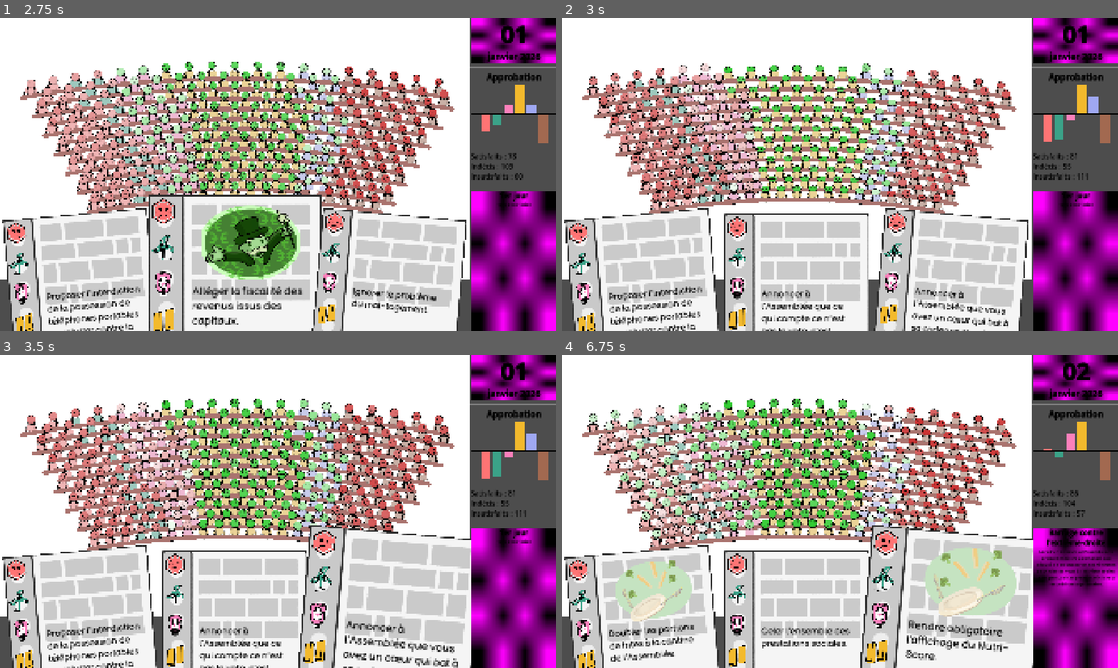
Above: before the commit, frames 1-4 (two rows, left to right).
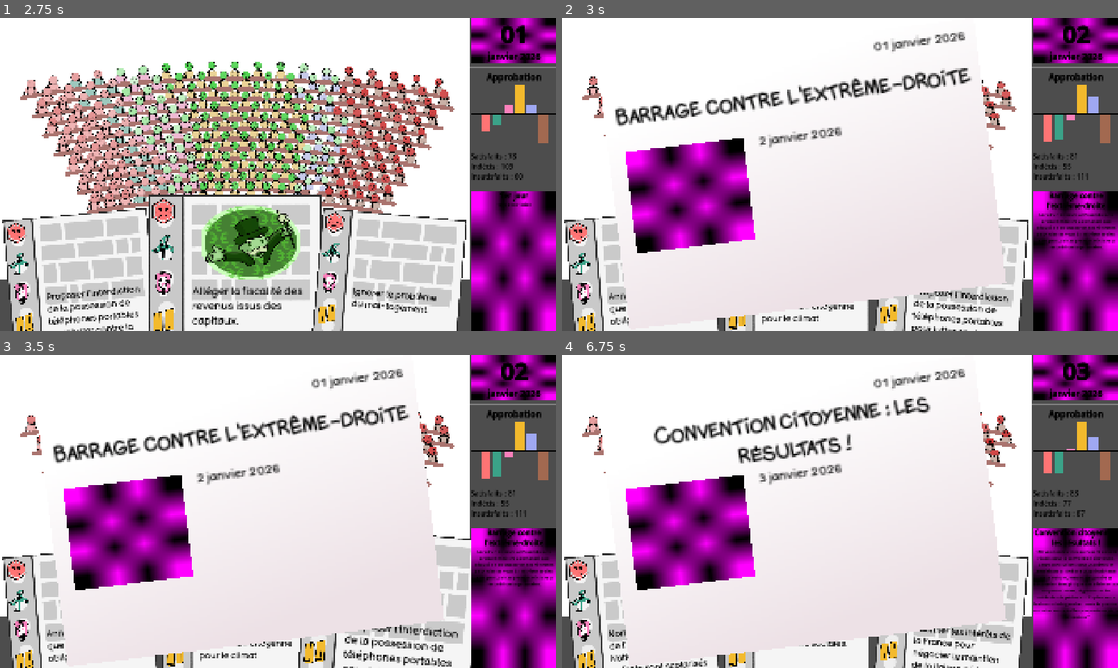
Above: after the commit, the same moments.

Repository: remimorvan/assemblee-nationale-simulator
Game: Godot game, scene res://scenes/game.tscn
Two runs of this game, one before a commit and one after it. Both use one fixed random seed, a clock stepped at 60 frames per second and the inputs below.
Inputs (mouse positions are in pixels of both pictures, inside the frame that each line leads up to):
- Up to frame 1 (2.75 s): tap Enter at 0.5 s; move the mouse to (511, 115) at 0.52 s; click (511, 115) at 0.67 s; tap Space at 1.25 s; move the mouse to (83, 309) at 1.27 s; click (83, 309) at 1.42 s; move the mouse to (233, 309) at 2.02 s; click (233, 309) at 2.17 s
- Up to frame 2 (3 s): move the mouse to (951, 309) at 2.77 s; click (951, 309) at 2.92 s
- Up to frame 3 (3.5 s): no input
- Up to frame 4 (6.75 s): click (951, 646) at 3.67 s; move the mouse to (795, 646) at 4.27 s; click (795, 646) at 4.42 s; click (795, 646) at 5.17 s; click (795, 646) at 5.92 s; move the mouse to (951, 646) at 6.52 s; click (951, 646) at 6.67 s

Frame 1 is identical in both runs. In frame 2, 41% of the frame differs, in the area x 7-100%, y 2-100%; in frame 3, 43%; in frame 4, 45%, in the area x 4-100%, y 2-100%.

Commit message:
JournalLarge

Diff:
--- a/assets/card/cards.json
+++ b/assets/card/cards.json
@@ -126,7 +126,7 @@
 		"quote": "On a une recrudescence de violence… par exemple le vol des portables à l’arraché. Ca n’existait pas avant que les portables existent. - Nadine Morano"
 	},
 	{
-		"text": "Annoncer à l'Assemblée que vous avez un cœur qui bat à sa cadence et qui est le votre. Vous n'avez pas le monopole du cœur !",
+		"text": "Annoncer à l'Assemblée que vous avez un coeur qui bat à sa cadence et qui est le votre. Vous n'avez pas le monopole du coeur !",
 		"effects": {
 			"lfi": [-0.2, 0.1],
 			"eco": [-0.2, 0.1],
--- a/scenes/game.tscn
+++ b/scenes/game.tscn
@@ -1,10 +1,12 @@
-[gd_scene load_steps=7 format=3 uid="uid://velnx8vw6r6u"]
+[gd_scene load_steps=9 format=3 uid="uid://velnx8vw6r6u"]
 
 [ext_resource type="PackedScene" uid="uid://bf3fndiyasfyq" path="res://scenes/player.tscn" id="1_uwrxv"]
 [ext_resource type="PackedScene" uid="uid://d1voxmvhe7xmt" path="res://scenes/hemicycle.tscn" id="2_yqjtg"]
 [ext_resource type="PackedScene" uid="uid://didoyh5qajy65" path="res://scenes/journal.tscn" id="3_iywne"]
 [ext_resource type="PackedScene" uid="uid://bqeoj11e5kq1" path="res://scenes/deck.tscn" id="3_lnu2h"]
-[ext_resource type="PackedScene" uid="uid://bchbmi7q2rb7" path="res://scenes/plot.tscn" id="4_lbhrr"]
+[ext_resource type="PackedScene" path="res://scenes/plot.tscn" id="4_lbhrr"]
+[ext_resource type="PackedScene" uid="uid://cpdinrv8yds4b" path="res://scenes/journal_large.tscn" id="6_p57ef"]
+[ext_resource type="Script" uid="uid://dmafeh1bsc5qf" path="res://scripts/journal_large.gd" id="7_u5sy4"]
 
 [sub_resource type="PlaceholderTexture2D" id="PlaceholderTexture2D_lnu2h"]
 
@@ -85,3 +87,10 @@
 
 [node name="Player" parent="." instance=ExtResource("1_uwrxv")]
 z_as_relative = false
+
+[node name="JournalLarge" parent="." instance=ExtResource("6_p57ef")]
+visible = false
+z_index = 4096
+position = Vector2(826, 538)
+scale = Vector2(2.2, 2.2)
+script = ExtResource("7_u5sy4")
--- /dev/null
+++ b/scenes/journal_large.tscn
@@ -0,0 +1,85 @@
+[gd_scene load_steps=10 format=3 uid="uid://cpdinrv8yds4b"]
+
+[ext_resource type="FontFile" uid="uid://usk4ucaxtgwp" path="res://assets/card/Monicacomic.ttf" id="2_ha22r"]
+[ext_resource type="FontFile" uid="uid://0pyo548st5e1" path="res://assets/card/BadComic-Regular.ttf" id="3_hlh6y"]
+
+[sub_resource type="GDScript" id="GDScript_qysr8"]
+script/source = "extends Node2D
+
+"
+
+[sub_resource type="RectangleShape2D" id="RectangleShape2D_t4w66"]
+size = Vector2(594, 420)
+
+[sub_resource type="Gradient" id="Gradient_iyd0d"]
+colors = PackedColorArray(0.929412, 0.882353, 0.901961, 1, 1, 1, 1, 1)
+
+[sub_resource type="GradientTexture2D" id="GradientTexture2D_41jfq"]
+gradient = SubResource("Gradient_iyd0d")
+fill_from = Vector2(0.600427, 0.944444)
+fill_to = Vector2(0.307692, 0.162393)
+
+[sub_resource type="ViewportTexture" id="ViewportTexture_ovxar"]
+
+[sub_resource type="LabelSettings" id="LabelSettings_fiay6"]
+line_spacing = 0.0
+font = ExtResource("2_ha22r")
+font_size = 38
+font_color = Color(0, 0, 0, 1)
+
+[sub_resource type="LabelSettings" id="LabelSettings_qqwlt"]
+line_spacing = 2.0
+font = ExtResource("3_hlh6y")
+font_size = 20
+font_color = Color(0, 0, 0, 1)
+
+[node name="JournalLarge" type="Area2D"]
+rotation = -0.122173
+script = SubResource("GDScript_qysr8")
+
+[node name="CollisionShape2D" type="CollisionShape2D" parent="."]
+shape = SubResource("RectangleShape2D_t4w66")
+
+[node name="TextureRect" type="TextureRect" parent="."]
+offset_left = -297.0
+offset_top = -210.0
+offset_right = 298.0
+offset_bottom = 209.0
+texture = SubResource("GradientTexture2D_41jfq")
+
+[node name="image" type="TextureRect" parent="."]
+offset_left = -270.67
+offset_top = -68.4969
+offset_right = -84.0029
+offset_bottom = 91.5031
+texture = SubResource("ViewportTexture_ovxar")
+
+[node name="title" type="Label" parent="."]
+offset_left = -282.0
+offset_top = -167.0
+offset_right = 288.0
+offset_bottom = -78.0
+text = "Journal title"
+label_settings = SubResource("LabelSettings_fiay6")
+horizontal_alignment = 1
+vertical_alignment = 1
+autowrap_mode = 3
+
+[node name="content" type="Label" parent="."]
+offset_left = -61.0
+offset_top = -73.0
+offset_right = 278.0
+offset_bottom = 192.0
+text = "Lorem ipsum dolor sit amet, consectetur adipiscing elit. Donec in venenatis enim. Nam a velit a metus mattis faucibus a quis leo. Suspendisse potenti. Praesent semper laoreet aliquet. Donec ex velit, mattis et gravida vehicula, dapibus et lacus. Suspendisse ut finibus orci. Pellentesque consequat congue tristique."
+label_settings = SubResource("LabelSettings_qqwlt")
+autowrap_mode = 3
+
+[node name="date" type="Label" parent="."]
+offset_left = 131.731
+offset_top = -197.955
+offset_right = 280.731
+offset_bottom = -172.955
+text = "01 janvier 2026"
+label_settings = SubResource("LabelSettings_qqwlt")
+horizontal_alignment = 2
+autowrap_mode = 3
--- a/scripts/card.gd
+++ b/scripts/card.gd
@@ -74,7 +74,7 @@
 
 
 func _on_input_event(viewport: Node, event: InputEvent, shape_idx: int) -> void:
-	if event is InputEventMouseButton and event.is_pressed() and event.button_index == MOUSE_BUTTON_LEFT and not Player.transition_between_days:
+	if event is InputEventMouseButton and event.is_pressed() and event.button_index == MOUSE_BUTTON_LEFT:
 		for mp in get_tree().get_nodes_in_group("MP"):
 			if mp.present:
 				mp.change_approval(get_approval_change(PoliticalGroup[mp.group_id]))
--- /dev/null
+++ b/scripts/journal_large.gd
@@ -0,0 +1,16 @@
+extends Area2D
+
+@onready var Title: Label = $title
+@onready var Content: Label = $content
+@onready var Date: Label = $content
+@onready var Illustration: TextureRect = $image
+
+func update(title: String, desc: String, image_name: String, day: int):
+	Title.text = title
+	Content.text = desc
+	Date.text = str(day)+" janvier 2026"
+	var image_path = "res://assets/card/illustrations/"+image_name
+	if ResourceLoader.exists(image_path):
+		Illustration.texture = load(image_path)
+	else:
+		print("Texture not found: " + image_path)
--- a/scripts/player.gd
+++ b/scripts/player.gd
@@ -3,6 +3,7 @@
 @onready var Journal: Control = $"../HBoxContainer/VBoxContainer/Journal"
 @onready var CalendarText: Control = $"../HBoxContainer/VBoxContainer/CalendarLabel"
 @onready var Hemicycle: Control = $"../HBoxContainer/Hemicycle"
+@onready var JournalLarge: Node2D = $"../JournalLarge"
 @export var card: PackedScene
 
 
@@ -10,7 +11,6 @@
 
 var hand: Array[Area2D] = [] # Cards in hand
 var total_nb_card_played: int = 0
-var transition_between_days: bool = false
 var rng = RandomNumberGenerator.new()
 var special_event # string or null
 var declared_special_event_this_turn: bool = false
@@ -97,10 +97,6 @@
 func incr_nb_card_played() -> void:
 	total_nb_card_played += 1
 	if is_new_day():
-		print("Day " + str(get_current_day()))
-		transition_between_days = true
-		await get_tree().create_timer(1).timeout
-		transition_between_days = false
 		trigger_journal()
 
 func declare_special_event(event: String, event_description: String, event_title: String, image_path: String) -> void:
@@ -172,6 +168,8 @@
 [font_size=30]janvier 2026"%str(get_current_day())
 	if special_event:
 		Journal.update(special_event["title"],special_event["description"],"")
+		JournalLarge.update(special_event["title"],special_event["description"],special_event["image"],get_current_day())
+		JournalLarge.visible = true
 		trigger_special_event(special_event["id"])
 		special_event = null
 		declared_special_event_this_turn = false
Not shown: 1 places in scenes/mp.tscn that only renumber resources
Not shown, added: scripts/journal_large.gd.uid
